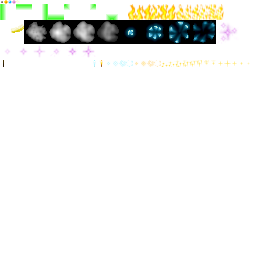
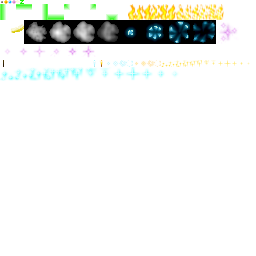
Revision of a layered w=256, h=256 image; what changed, layer by layer:
painted on "more" over [20, 0, 24, 4]
painted on "Background" over [0, 67, 179, 81]
